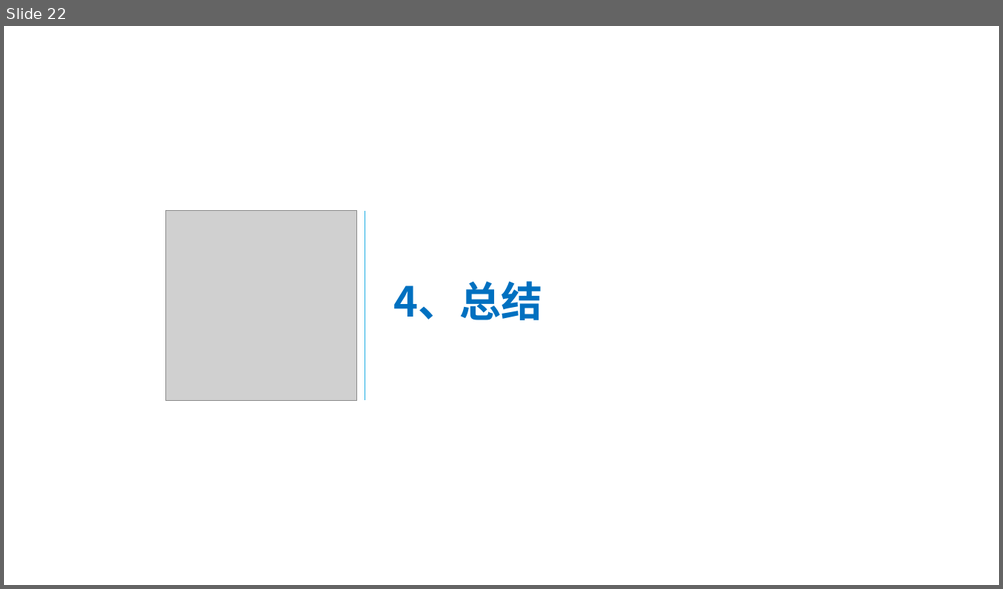
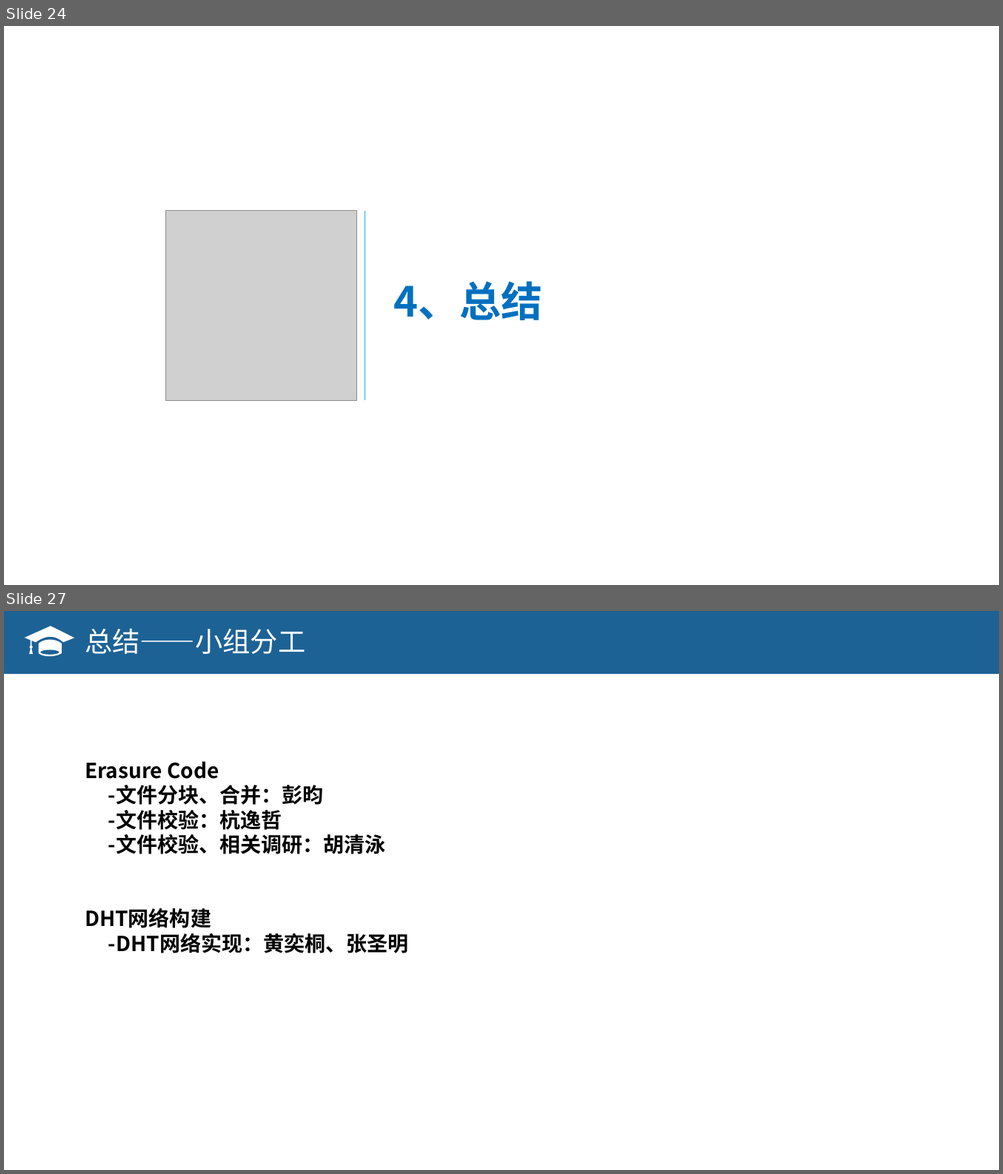
Before and after one commit to OSH-2018/X-exciting, a slide deck: new/结题报告.pptx. Shown one above the other, each under a label of ours: slide 22 before the commit, slides 24 and 27 after it; the slides between them are not shown. The pictures are 1003x589 and 1003x1174 pixels, drawn with LibreOffice and Linux fonts; fonts in the diff are those of the drawing; grey boxes stand for pictures. Boxes give left, top, right and bottom in pixels: in the first picture for what was removed or moved away, otherwise in the second. Text is boxed around its words. In the diff, an @@ line names an element or a change of style, - is before the commit and + after.

```diff
--- a/new/结题报告.pptx
+++ b/new/结题报告.pptx
@@ slide 27 added at [4, 611, 999, 1170], background #FFFFFF @@
@@ rectangle added at [4, 611, 999, 674], fill #1D6295 @@
@@ freeform shape added at [25, 626, 75, 657], fill #FFFFFF @@
@@ text added at [85, 628, 305, 654], 26.7 pt, text #FFFFFF @@
+总结——小组分工
@@ text added at [85, 761, 386, 854], 20 pt, text #000000, bold @@
+Erasure Code
+-文件分块、合并：彭昀
+-文件校验：杭逸哲
+-文件校验、相关调研：胡清泳
@@ text added at [85, 908, 409, 954], 20 pt, text #000000, bold @@
+DHT网络构建
+-DHT网络实现：黄奕桐、张圣明
@@ what was slide 22 is now slide 24 @@
```
Also in this commit, not shown: 11 slides changed, 6 other slides added, 4 slides removed.
